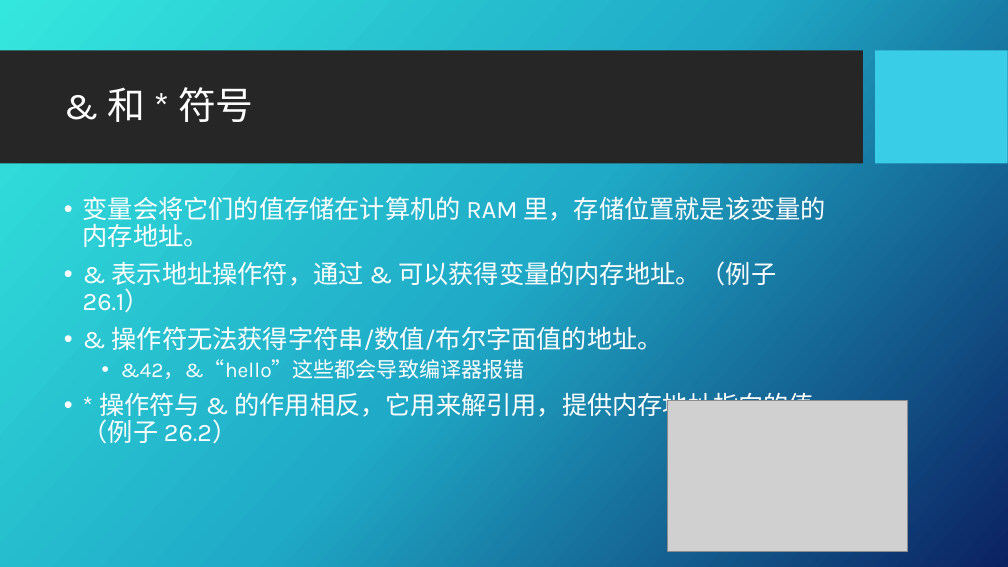
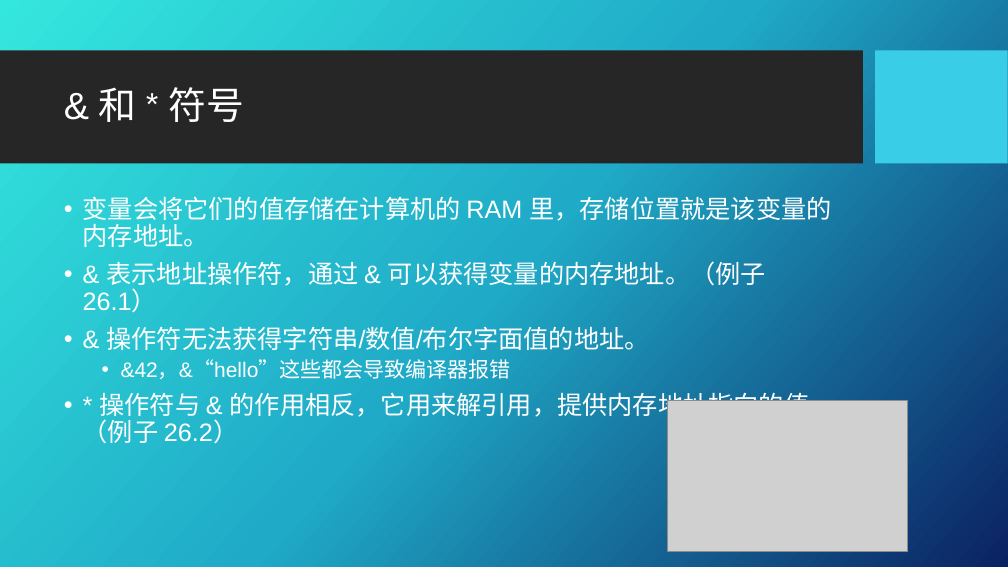
Before and after one commit to Applevegetable/note, a slide deck: slide 4 of PPT/Go 26.pptx. Drawn at 1008x567 pixels with LibreOffice and Linux fonts; fonts in the diff are those of the drawing; grey boxes stand for pictures; background and template pictures are left out. Boxes give left, top, right and bottom in pixels: in the first picture for what was removed or moved away, otherwise in the second. Text is boxed around its words. In the diff, an @@ line names an element or a change of style, - is before the commit and + after.

```diff
--- a/PPT/Go 26.pptx
+++ b/PPT/Go 26.pptx
@@ title "& 和 * 符号" at (98,87,245,122): font Karla to Arial in "&" @@
@@ text "变量会将它们的值存储在计算机的 RAM 里，存储位置就是该变量的内存地址。" at (83,196,835,444): font Karla to Arial @@
```
Also in this commit, not shown: 1 other slide changed, 23 other files.
